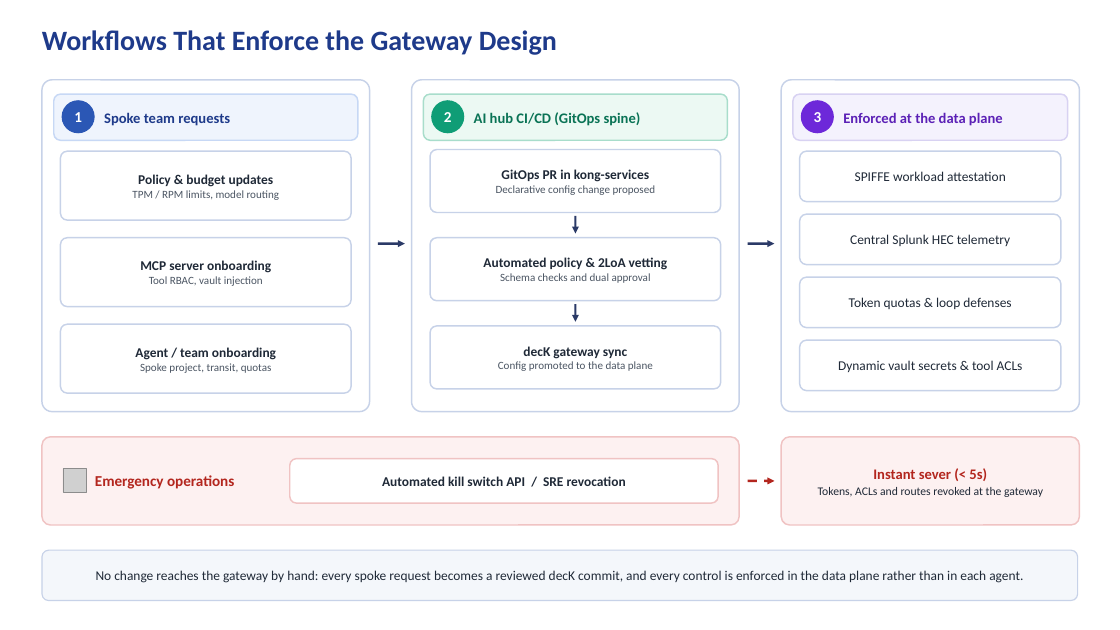
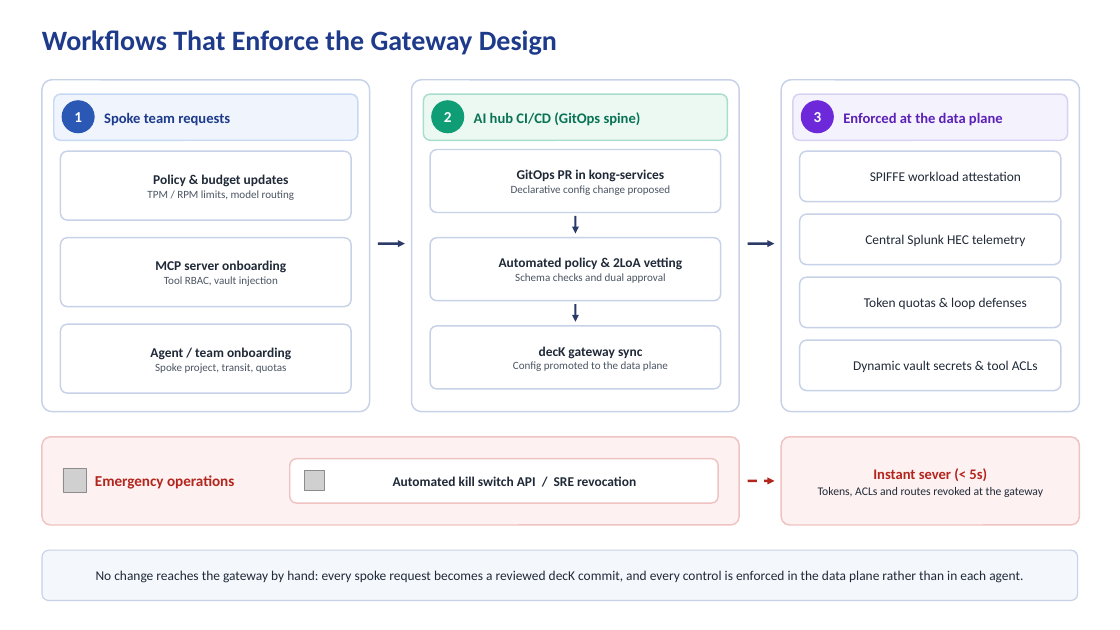
Before and after one commit to vrvlive/slidev-setup, a slide deck: slide 5 of agent-harness-diagram.pptx. Drawn at 1120x630 pixels with LibreOffice and Linux fonts; fonts in the diff are those of the drawing; grey boxes stand for pictures; background and template pictures are left out. Boxes give left, top, right and bottom in pixels: in the first picture for what was removed or moved away, otherwise in the second. Text is boxed around its words. In the diff, an @@ line names an element or a change of style, - is before the commit and + after.

Commit message:
Update agent harness diagram PPTX with new version

```diff
--- a/agent-harness-diagram.pptx
+++ b/agent-harness-diagram.pptx
@@ text "Policy & budget updates": place and size @@
-text "Policy & budget updates" at box(132, 174, 279, 200)
+text "Policy & budget updates" at box(147, 174, 294, 200)
@@ text "GitOps PR in kong-services": place and size @@
-text "GitOps PR in kong-services" at box(496, 169, 656, 195)
+text "GitOps PR in kong-services" at box(511, 169, 671, 195)
@@ text "SPIFFE workload attestation": place and size @@
-text "SPIFFE workload attestation" at box(855, 171, 1006, 181)
+text "SPIFFE workload attestation" at box(870, 171, 1021, 181)
@@ text "MCP server onboarding": place and size @@
-text "MCP server onboarding" at box(140, 260, 271, 286)
+text "MCP server onboarding" at box(155, 260, 286, 286)
@@ text "Automated policy & 2LoA vetting": place and size @@
-text "Automated policy & 2LoA vetting" at box(483, 257, 667, 283)
+text "Automated policy & 2LoA vetting" at box(499, 257, 682, 283)
@@ text "Central Splunk HEC telemetry": place and size @@
-text "Central Splunk HEC telemetry" at box(850, 234, 1010, 246)
+text "Central Splunk HEC telemetry" at box(865, 234, 1025, 246)
@@ text "Token quotas & loop defenses": place and size @@
-text "Token quotas & loop defenses" at box(849, 297, 1011, 309)
+text "Token quotas & loop defenses" at box(864, 297, 1027, 309)
@@ text "Agent / team onboarding": place and size @@
-text "Agent / team onboarding" at box(135, 347, 276, 373)
+text "Agent / team onboarding" at box(150, 347, 291, 373)
@@ text "decK gateway sync": place and size @@
-text "decK gateway sync" at box(498, 346, 653, 371)
+text "decK gateway sync" at box(513, 346, 668, 371)
@@ text "Dynamic vault secrets & tool ...": place and size @@
-text "Dynamic vault secrets & tool ..." at box(838, 360, 1023, 372)
+text "Dynamic vault secrets & tool ..." at box(853, 360, 1038, 372)
@@ picture added at box(304, 471, 324, 491) @@
@@ text "Automated kill switch API / ...": place and size @@
-text "Automated kill switch API / ..." at box(382, 476, 626, 486)
+text "Automated kill switch API / ..." at box(393, 476, 636, 486)
```
Also in this commit, not shown: 4 other slides changed.
